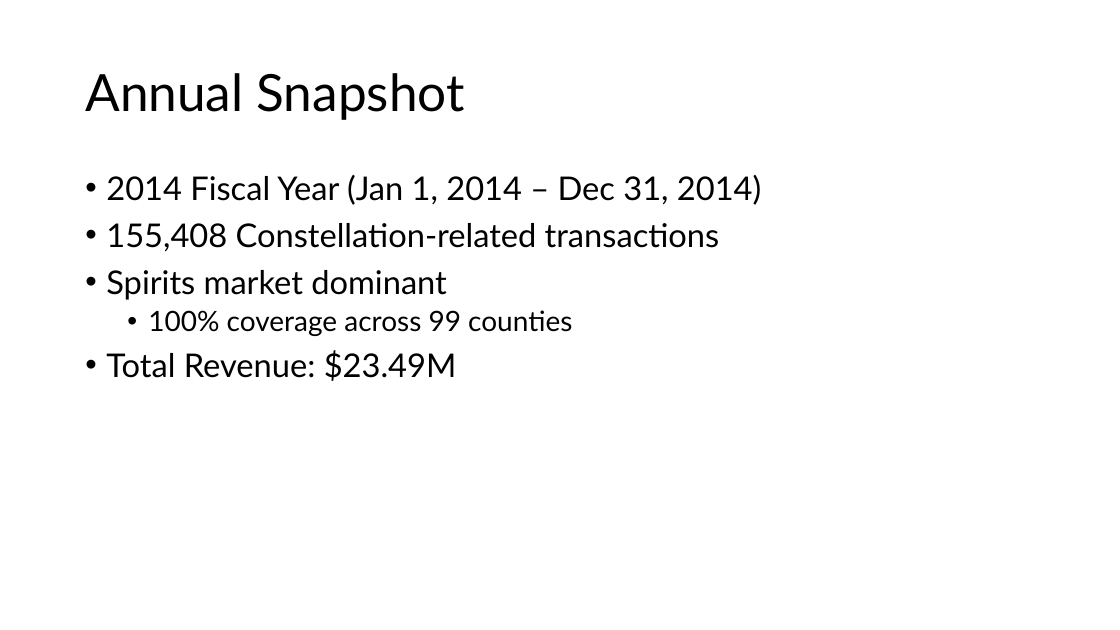
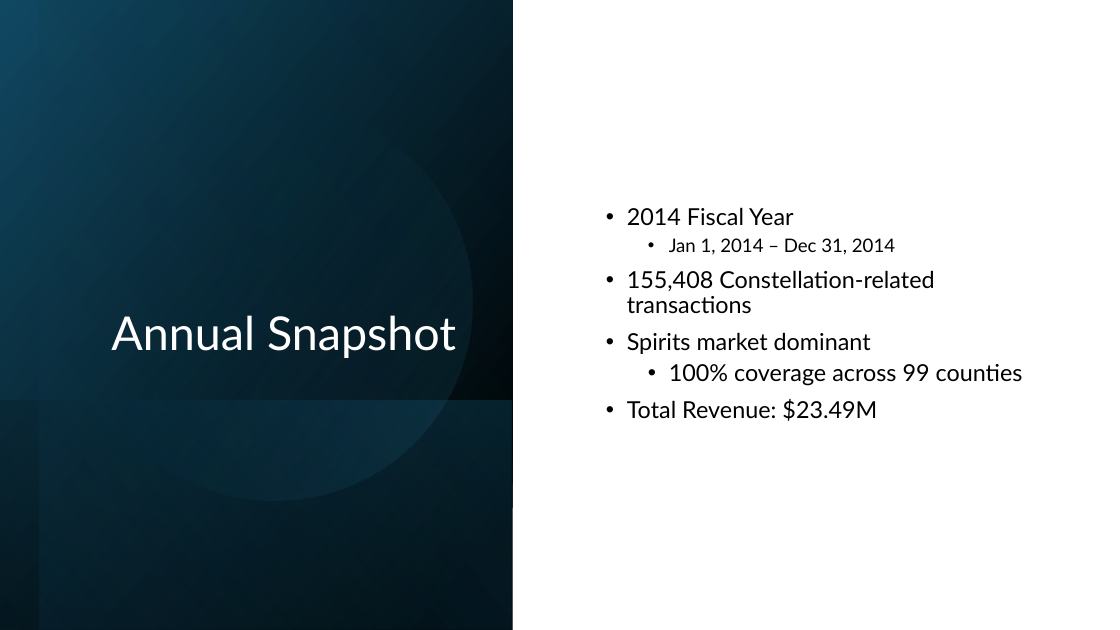
Before and after one commit to ltpham123/data-analytics, a slide deck: slide 4 of week-04/Pham_liquor_sales_presentation.pptx. Drawn at 1120x630 pixels with LibreOffice and Linux fonts; fonts in the diff are those of the drawing. Boxes give left, top, right and bottom in pixels: in the first picture for what was removed or moved away, otherwise in the second. Text is boxed around its words. In the diff, an @@ line names an element or a change of style, - is before the commit and + after.

```diff
--- a/week-04/Pham_liquor_sales_presentation.pptx
+++ b/week-04/Pham_liquor_sales_presentation.pptx
@@ rectangle added at [0,0,513,630], fill gradient #000000 to #104862 @@
@@ rectangle added at [40,0,513,630], fill gradient #000000 to #156082 @@
@@ title "Annual Snapshot": place and size @@
-title "Annual Snapshot" at [85,73,465,120]
+title "Annual Snapshot" at [111,315,456,358]
@@ title "Annual Snapshot" at [111,315,456,358]: size 44 to 40 pt, text colour #000000 to #FFFFFF; alignment left to right; vertical alignment middle to bottom @@
@@ ellipse added at [40,68,508,536], fill gradient #156082 to #46B1E1 @@
@@ text "2014 Fiscal Year": place and size @@
-text "2014 Fiscal Year" at [106,175,761,381]
+text "2014 Fiscal Year" at [627,207,1023,421]
@@ text "2014 Fiscal Year" at [627,207,1023,421]: vertical alignment top to middle @@
@@ text at [627,207,895,255]: text changed; size 28 to 16 pt @@
-• 2014 Fiscal Year (Jan 1, 2014 – Dec 31, 2014)
+• 2014 Fiscal Year
+  • Jan 1, 2014 – Dec 31, 2014
@@ text at [627,270,1023,421]: size 28 to 20 pt in "155,408 Constellation-related transactions", "Spirits market dominant", "Total Revenue: $23.49M"; size 24 to 20 pt in "100% coverage across 99 counties" @@
@@ rectangle added at [0,400,512,630], fill gradient #156082 to #000000 @@
```
Also in this commit, not shown: 11 other slides changed.
